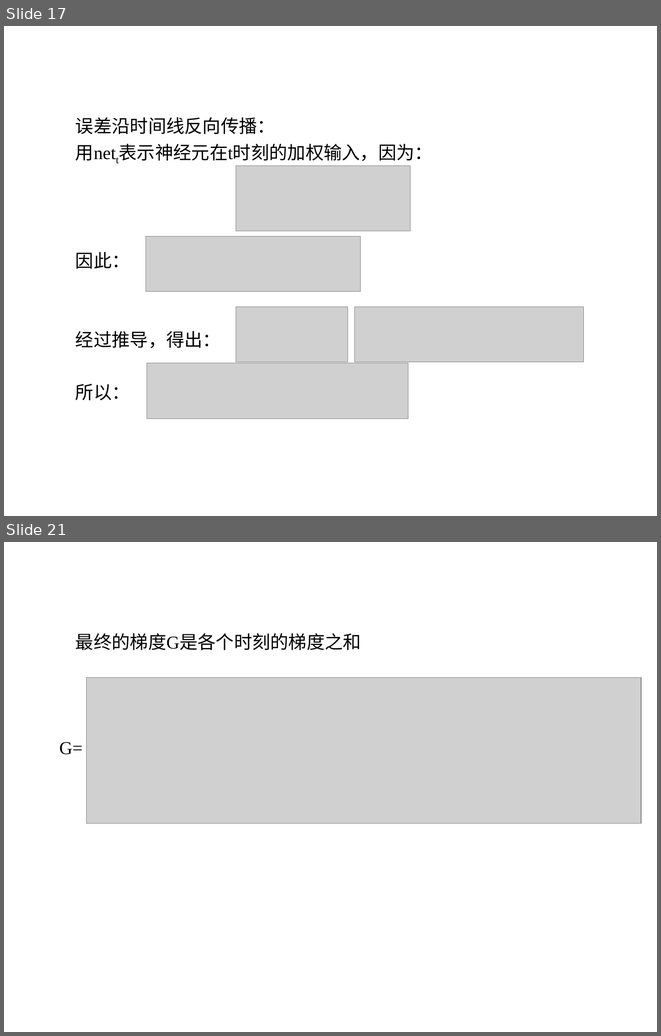
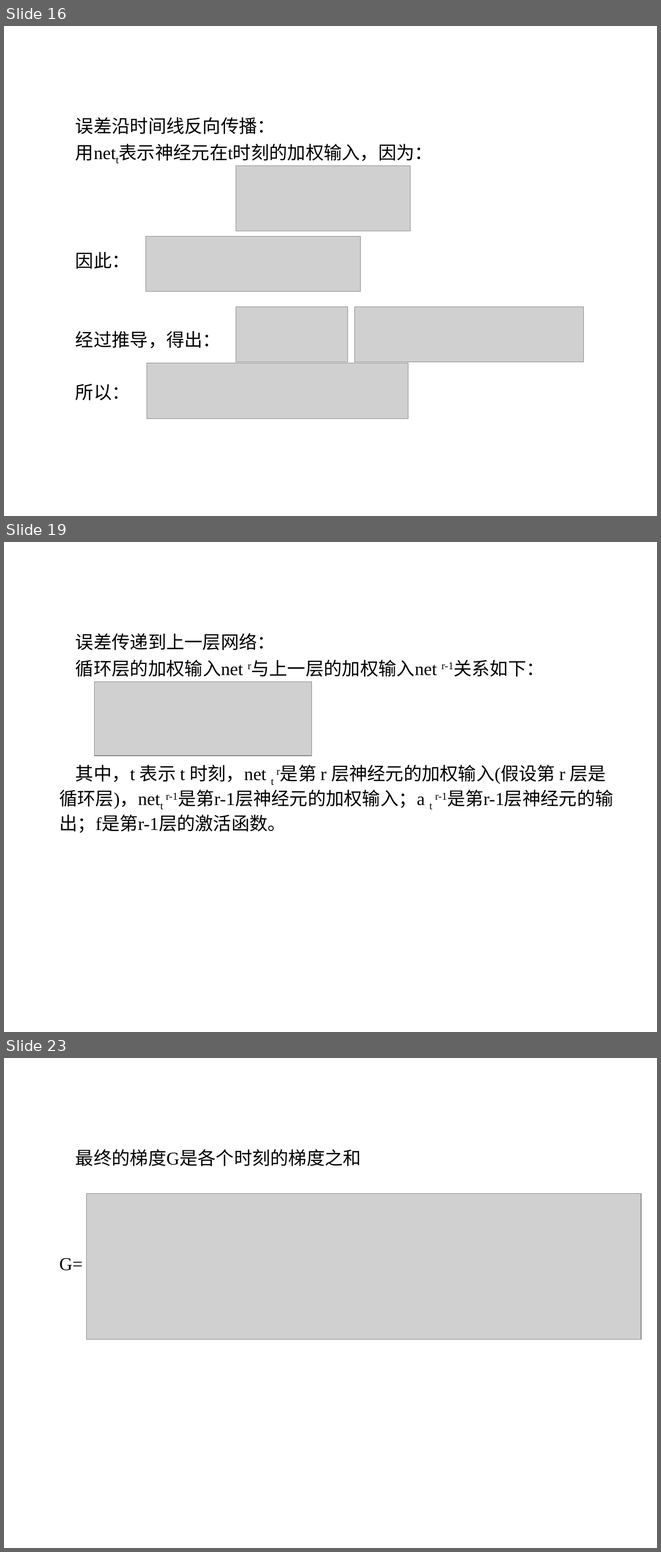
Before and after one commit to sunyisgithub/Git, a slide deck: 循环神经网络（Recurrent Neural Network）.ppt. Shown one above the other, each under a label of ours: slides 17 and 21 before the commit, slides 16, 19 and 23 after it; the slides between them are not shown. The pictures are 661x1036 and 661x1552 pixels, drawn with LibreOffice and Linux fonts; fonts in the diff are those of the drawing; grey boxes stand for pictures; background and template pictures are left out. Boxes give left, top, right and bottom in pixels: in the first picture for what was removed or moved away, otherwise in the second. Text is boxed around its words. In the diff, an @@ line names an element or a change of style, - is before the commit and + after.

Commit message:
循环神经网络完整版

```diff
--- a/循环神经网络（Recurrent Neural Network）.ppt
+++ b/循环神经网络（Recurrent Neural Network）.ppt
@@ slide 19 added at <box>4,542,657,1032</box>, background picture (left out) @@
@@ text added at <box>59,633,606,832</box>, 20 pt, text #000000 @@
+误差传递到上一层网络：
+循环层的加权输入net r与上一层的加权输入net r-1关系如下：
+其中，t 表示 t 时刻，net t r是第 r 层神经元的加权输入(假设第 r 层是循环层)，nett r-1是第r-1层神经元的加权输入；a t r-1是第r-1层神经元的输出；f是第r-1层的激活函数。
@@ picture added at <box>94,682,311,756</box> @@
@@ what was slide 17 is now slide 16 @@
@@ what was slide 21 is now slide 23 @@
```
Also in this commit, not shown: 7 slides changed, 3 other slides added, 1 slide removed.
